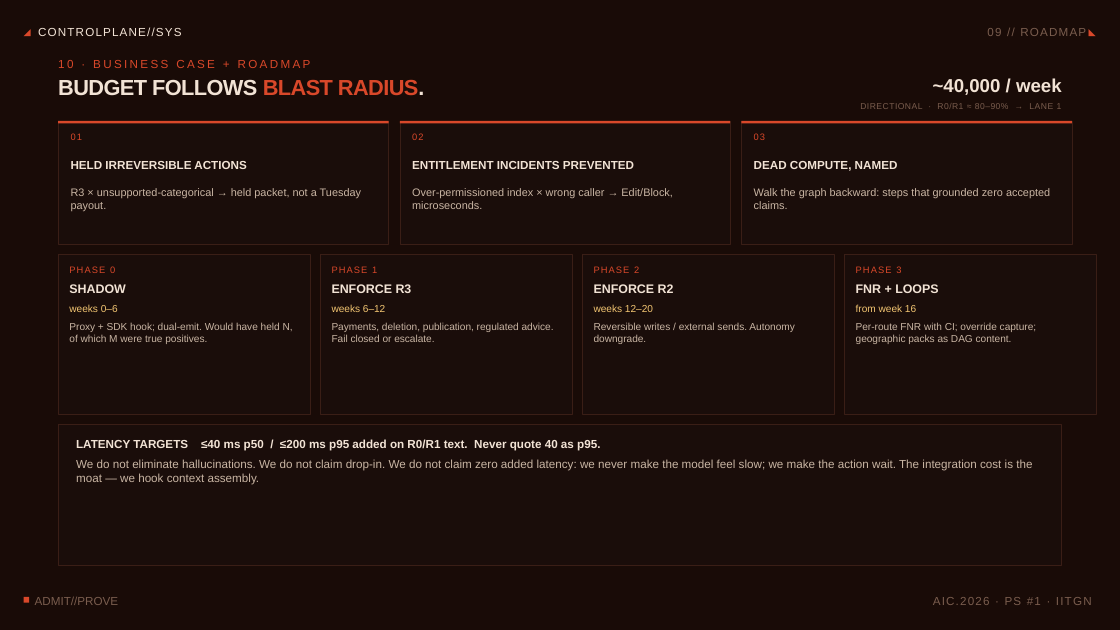
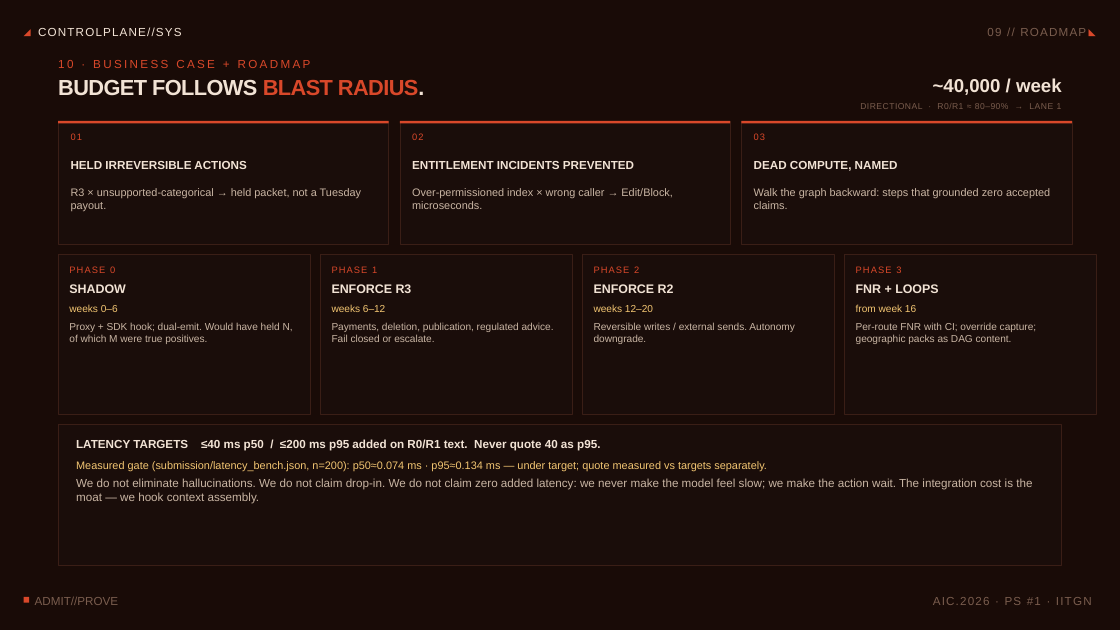
Before and after one commit to Srujan0798/controlplane-ai, a slide deck: slide 11 of submission/ControlPlane_Round2_Pitch.pptx. Drawn at 1120x630 pixels with LibreOffice and Linux fonts; fonts in the diff are those of the drawing. Boxes give left, top, right and bottom in pixels: in the first picture for what was removed or moved away, otherwise in the second. Text is boxed around its words. In the diff, an @@ line names an element or a change of style, - is before the commit and + after.

Commit message:
docs: align pitch deck and runbook to R2S5

```diff
--- a/submission/ControlPlane_Round2_Pitch.pptx
+++ b/submission/ControlPlane_Round2_Pitch.pptx
@@ text "We do not eliminate hallucinations. ...": place and size @@
-text "We do not eliminate hallucinations. ..." at <box>76,459,1032,485</box>
+text "We do not eliminate hallucinations. ..." at <box>76,478,1032,504</box>
@@ text added at <box>76,461,766,471</box>, 14 pt, text #F2C572 @@
+Measured gate (submission/latency_bench.json, n=200): p50≈0.074 ms · p95≈0.134 ms — under target; quote measured vs targets separately.
```
Also in this commit, not shown: 3 other files.
